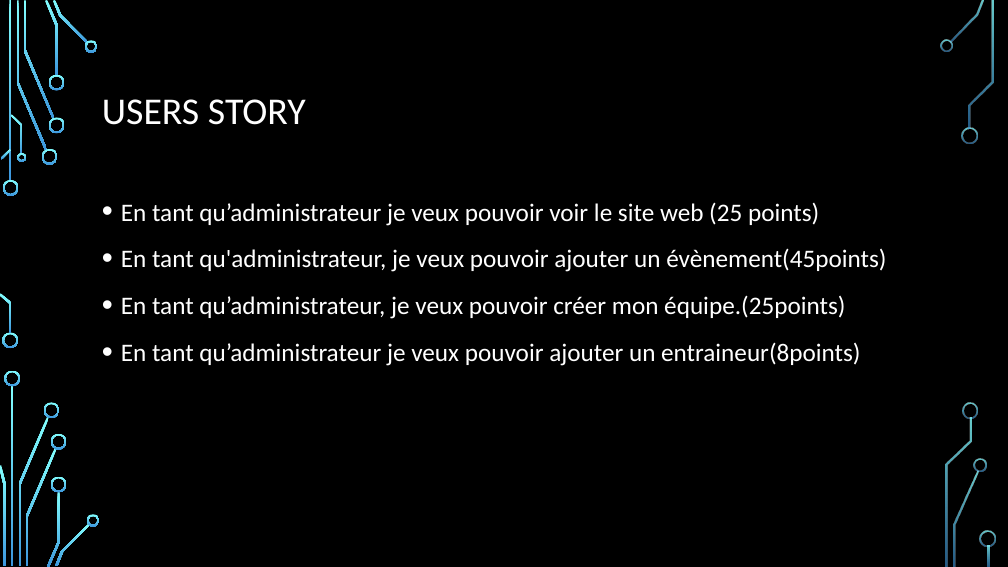
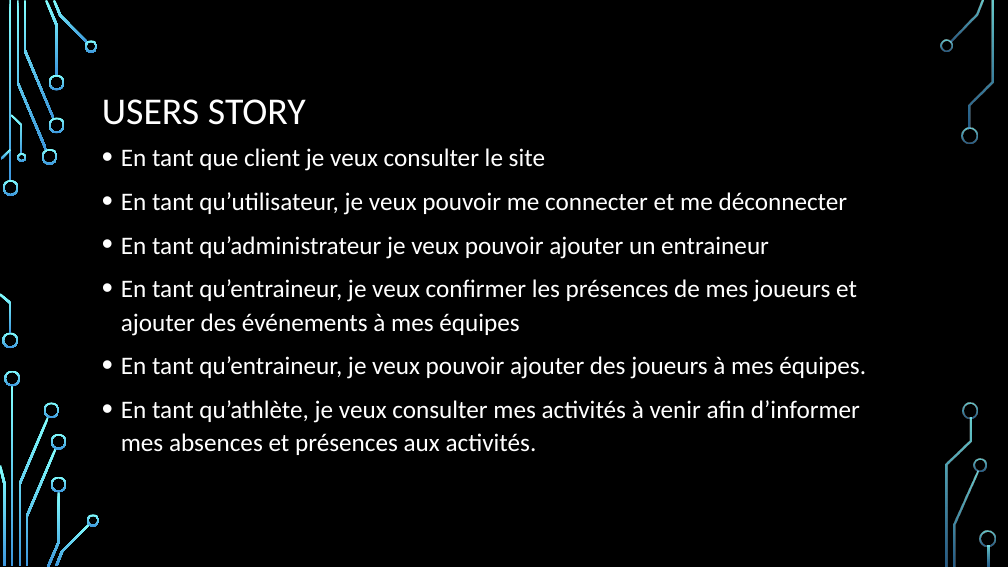
Before and after one commit to DFC-Informatique-Cegep-de-Sainte-Foy/GestionEquipesSportives, a slide deck: slide 2 of Documentation/Revue 2/Presentation_Revue_2.pptx. Drawn at 1008x567 pixels with LibreOffice and Linux fonts; fonts in the diff are those of the drawing; background and template pictures are left out. Boxes give left, top, right and bottom in pixels: in the first picture for what was removed or moved away, otherwise in the second. Text is boxed around its words. In the diff, an @@ line names an element or a change of style, - is before the commit and + after.

```diff
--- a/Documentation/Revue 2/Presentation_Revue_2.pptx
+++ b/Documentation/Revue 2/Presentation_Revue_2.pptx
@@ text at [121, 148, 866, 455]: text changed @@
-• En tant qu’administrateur je veux pouvoir voir le site web (25 points)
-• En tant qu'administrateur, je veux pouvoir ajouter un évènement(45points)
-• En tant qu’administrateur, je veux pouvoir créer mon équipe.(25points)
-• En tant qu’administrateur je veux pouvoir ajouter un entraineur(8points)
+• En tant que client je veux consulter le site
+• En tant qu’utilisateur, je veux pouvoir me connecter et me déconnecter
+• En tant qu’administrateur je veux pouvoir ajouter un entraineur
+• En tant qu’entraineur, je veux confirmer les présences de mes joueurs et ajouter des événements à mes équipes
+• En tant qu’entraineur, je veux pouvoir ajouter des joueurs à mes équipes.
+• En tant qu’athlète, je veux consulter mes activités à venir afin d’informer mes absences et présences aux activités.
```
Also in this commit, not shown: 8 other slides changed, 2 slides added, 1 other file.
